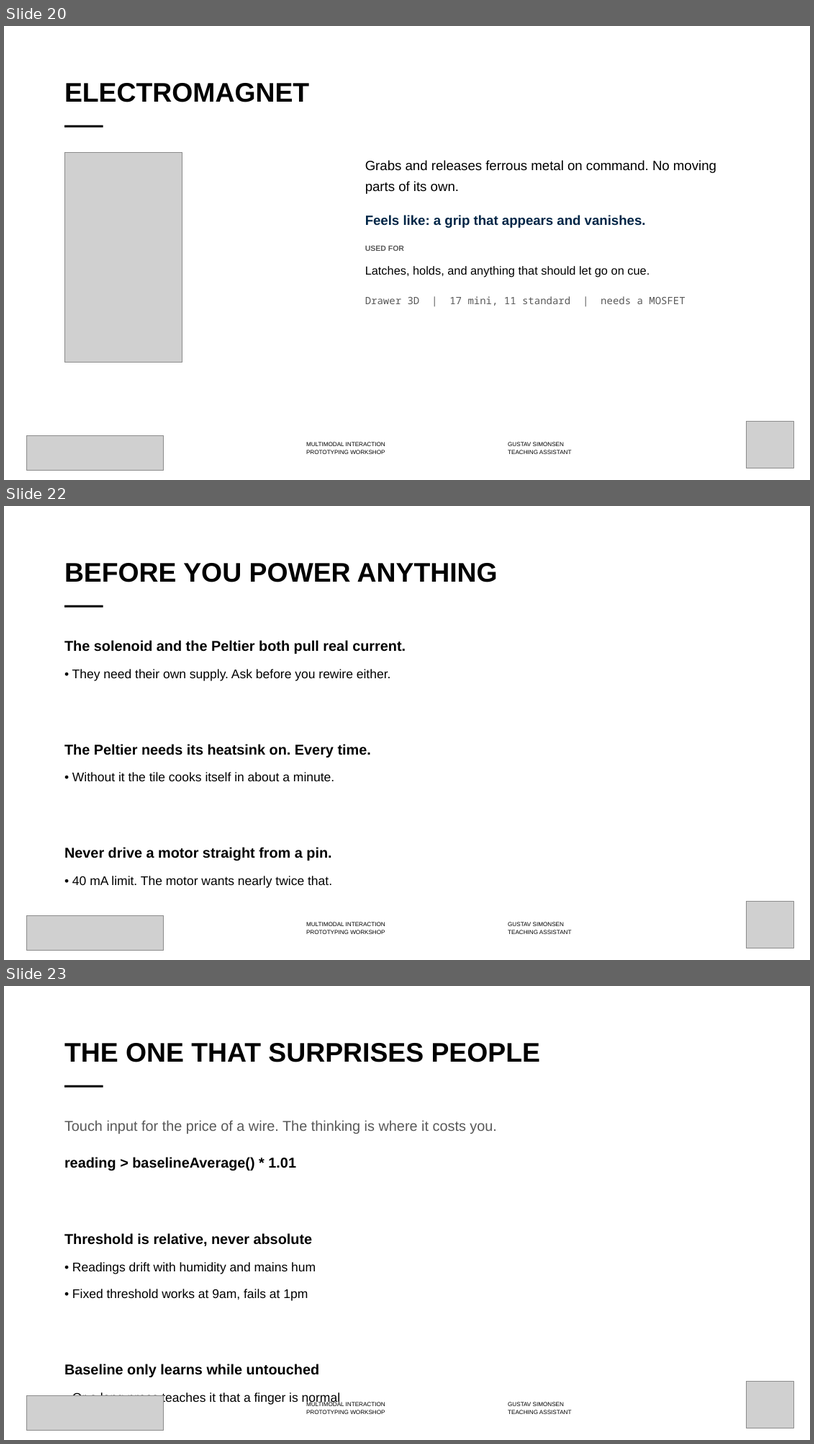
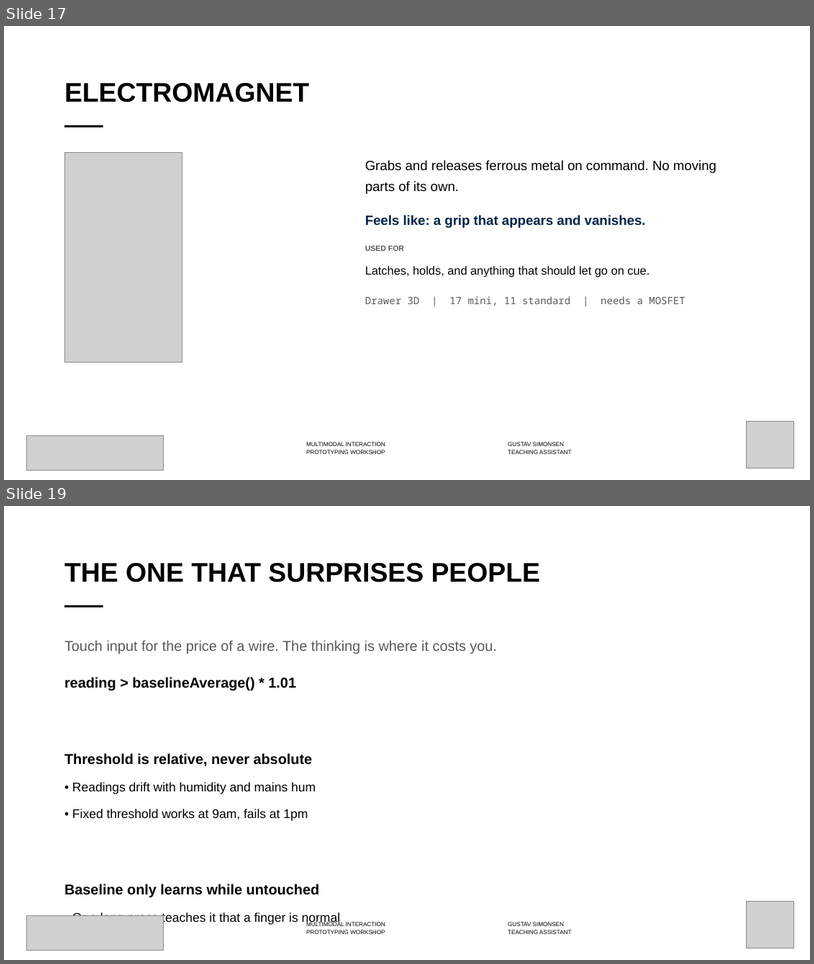
Before and after one commit to labtools-au/multimodal-actuator-workshop, a slide deck: docs/multimodal-actuator-workshop.pptx. Shown one above the other, each under a label of ours: slides 20, 22 and 23 before the commit, slides 17 and 19 after it; the slides between them are not shown. The pictures are 814x1444 and 814x964 pixels, drawn with LibreOffice and Linux fonts; fonts in the diff are those of the drawing; grey boxes stand for pictures; background and template pictures are left out. Boxes give left, top, right and bottom in pixels: in the first picture for what was removed or moved away, otherwise in the second. Text is boxed around its words. In the diff, an @@ line names an element or a change of style, - is before the commit and + after.

```diff
--- a/docs/multimodal-actuator-workshop.pptx
+++ b/docs/multimodal-actuator-workshop.pptx
@@ slide 22 removed at [4, 506, 810, 960], background #FFFFFF; not listed: 3 template elements that a slide beside it also shows @@
@@ title removed at [64, 563, 498, 582] @@
-BEFORE YOU POWER ANYTHING
@@ text removed at [64, 640, 406, 888] @@
-The solenoid and the Peltier both pull real current.
-• They need their own supply. Ask before you rewire either.
-The Peltier needs its heatsink on. Every time.
-• Without it the tile cooks itself in about a minute.
-Never drive a motor straight from a pin.
-• 40 mA limit. The motor wants nearly twice that.
@@ picture removed at [27, 915, 164, 950] @@
@@ picture removed at [747, 901, 794, 948] @@
@@ what was slide 20 is now slide 17 @@
@@ what was slide 23 is now slide 19 @@
```
Also in this commit, not shown: 3 slides changed, 5 other slides removed, 4 other files.
